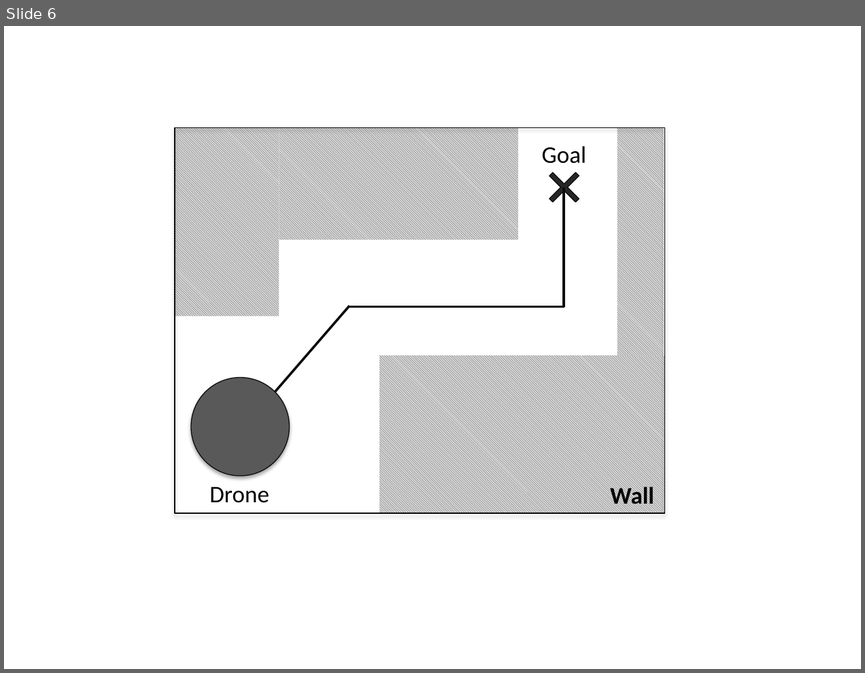
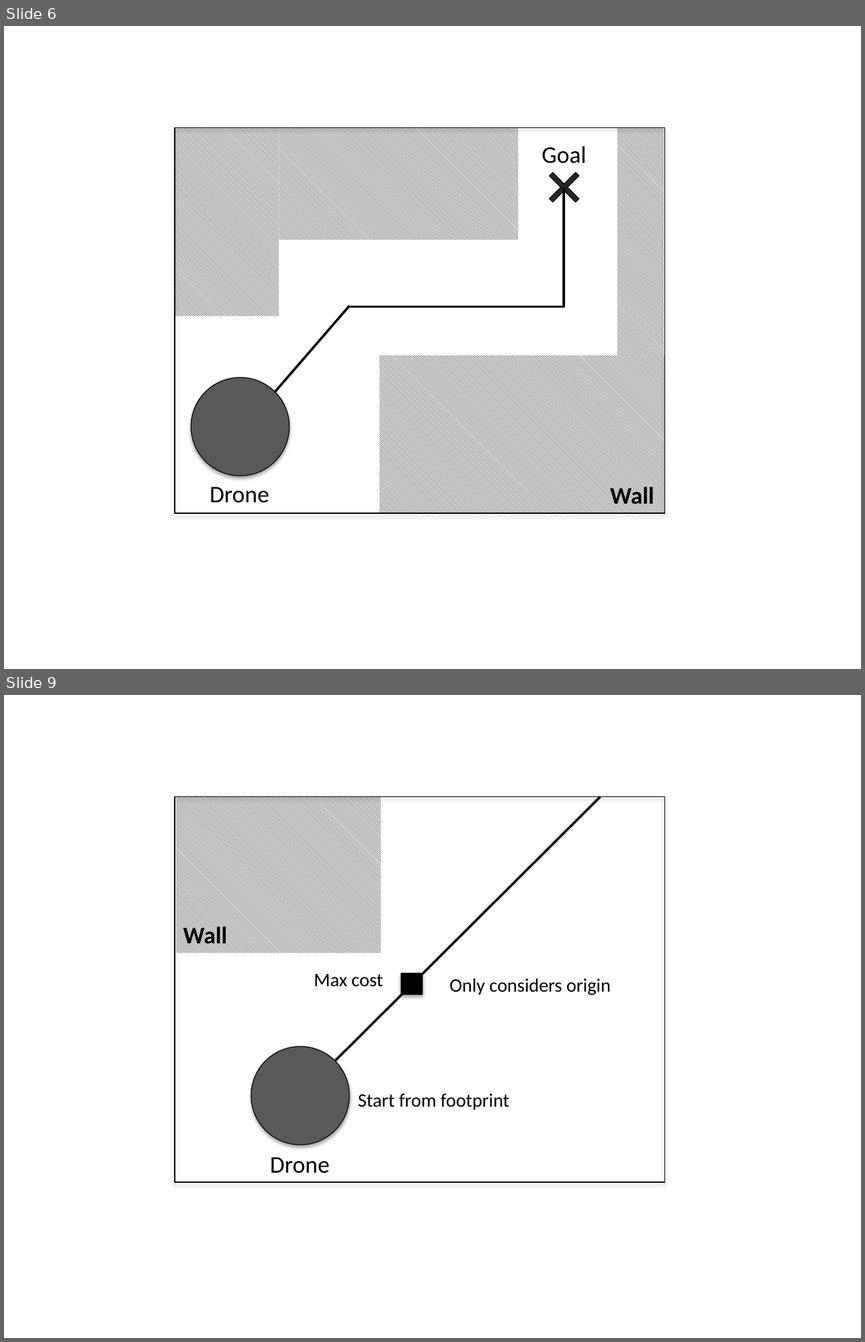
Before and after one commit to lachyd/final_report, a slide deck: imgs/created_images.pptx. Shown one above the other, each under a label of ours: slide 6 before the commit, slides 6 and 9 after it; the slides between them are not shown. The pictures are 865x673 and 865x1342 pixels, drawn with LibreOffice and Linux fonts; fonts in the diff are those of the drawing. Boxes give left, top, right and bottom in pixels: in the first picture for what was removed or moved away, otherwise in the second. Text is boxed around its words. In the diff, an @@ line names an element or a change of style, - is before the commit and + after.

Commit message:
Updated navigation section with more discussion on selection of goal cost function params

```diff
--- a/imgs/created_images.pptx
+++ b/imgs/created_images.pptx
@@ slide 9 added at (4, 695, 861, 1338), background #FFFFFF @@
@@ group added at (175, 797, 664, 1183): 5 texts, 3 rectangles, 1 ellipse, 1 line @@
+Drone
+Start from footprint
+Only considers origin
+Wall
+Max cost
```
Also in this commit, not shown: 3 other slides added, 16 other files.
